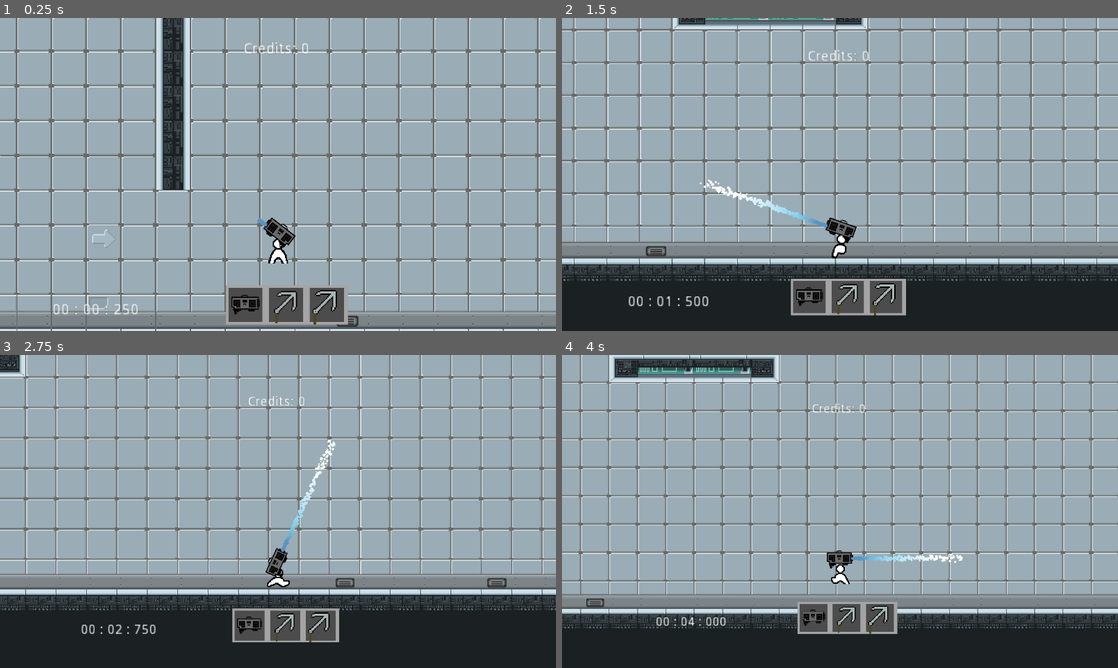
Above: before the commit, frames 1-4 (two rows, left to right).
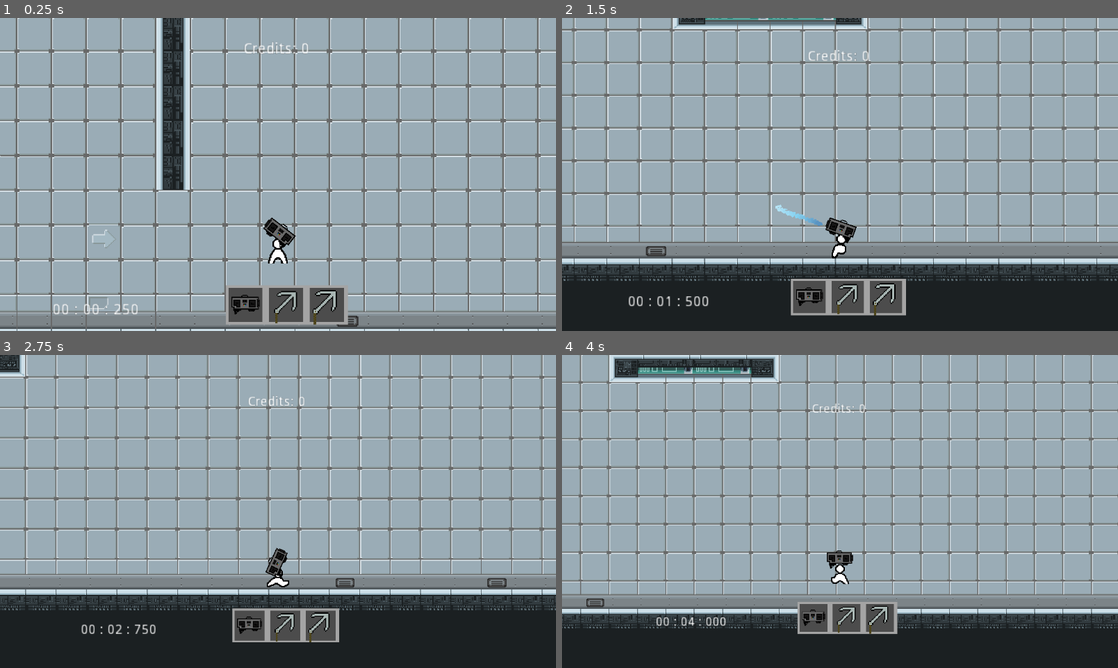
Above: after the commit, the same moments.

Repository: TheyCallMeNano/Music-Based-Platformer
Game: Godot game, scene res://Rooms/Hub.tscn
Two runs of this game, one before a commit and one after it. Both use one fixed random seed, a clock stepped at 60 frames per second and the inputs below.
Inputs (mouse positions are in pixels of both pictures, inside the frame that each line leads up to):
- Up to frame 1 (0.25 s): no input
- Up to frame 2 (1.5 s): move the mouse to (962, 158) at 0.52 s; press the mouse at (962, 158) at 0.53 s; hold D (moveRight) from 0.53 s (still down); tap W (moveUp) at 0.77 s; tap 1 (slot1) at 0.8, 1.35 s; move the mouse to (728, 190) at 1.27 s; release the mouse at (728, 190) at 1.28 s
- Up to frame 3 (2.75 s): tap W (moveUp) at 1.52 s; click (166, 527) at 1.55 s; move the mouse to (333, 442) at 2.02 s; release D (moveRight) at 2.03 s; hold A (moveLeft) from 2.03 s (still down); hold F (interact) from 2.03 s (still down); tap 1 (slot1) at 2.3 s
- Up to frame 4 (4 s): move the mouse to (812, 574) at 2.77 s; release A (moveLeft) at 2.78 s; release F (interact) at 2.78 s; hold D (moveRight) from 2.78 s (still down); click (812, 574) at 2.85 s; tap W (moveUp) at 3.02, 3.77 s; move the mouse to (1006, 558) at 3.52 s; tap 1 (slot1) at 3.6 s

The runs differ from the first frame. In frame 1, less than 0.1% of the frame differs, in the area x 46-52%, y 63-79%; in frame 2, 0.3%; in frame 3, 0.3%, in the area x 48-61%, y 26-75%; in frame 4, 0.3%.

Commit message:
Ice Gun BS

Diff:
--- a/Objects/objPlayer.tscn
+++ b/Objects/objPlayer.tscn
@@ -1,10 +1,11 @@
-[gd_scene load_steps=17 format=2]
+[gd_scene load_steps=20 format=2]
 
 [ext_resource path="res://Sprites/Player/sprPlayer.png" type="Texture" id=1]
 [ext_resource path="res://Scripts/scrPlayer.gd" type="Script" id=2]
 [ext_resource path="res://Scripts/scrCamera.gd" type="Script" id=3]
 [ext_resource path="res://Sprites/sprBoomboxGun.png" type="Texture" id=4]
 [ext_resource path="res://Scripts/scrBoomboxGun.gd" type="Script" id=5]
+[ext_resource path="res://Scripts/scrFrozen.gd" type="Script" id=7]
 
 [sub_resource type="CapsuleShape2D" id=1]
 radius = 8.64993
@@ -59,27 +60,33 @@
 "values": [ 4, 5, 6, 7, 8, 9 ]
 }
 
-[sub_resource type="Curve" id=10]
+[sub_resource type="RectangleShape2D" id=19]
+extents = Vector2( 64, 2 )
+
+[sub_resource type="RectangleShape2D" id=14]
+extents = Vector2( 63.3898, 4.125 )
+
+[sub_resource type="Curve" id=15]
 _data = [ Vector2( 0, 1 ), 0.0, 0.0, 0, 0, Vector2( 1, 0 ), 0.0, 0.0, 0, 0 ]
 
 [sub_resource type="CurveTexture" id=11]
-curve = SubResource( 10 )
-
-[sub_resource type="Curve" id=12]
+curve = SubResource( 15 )
+
+[sub_resource type="Curve" id=16]
 max_value = 200.0
 _data = [ Vector2( 0, 158.409 ), 0.0, -445.801, 0, 0, Vector2( 0.865314, 0 ), -811.552, 0.0, 0, 0 ]
 
 [sub_resource type="CurveTexture" id=13]
-curve = SubResource( 12 )
-
-[sub_resource type="Gradient" id=8]
+curve = SubResource( 16 )
+
+[sub_resource type="Gradient" id=17]
 offsets = PoolRealArray( 0.260116, 0.481696, 0.857418 )
 colors = PoolColorArray( 0.357056, 0.581517, 0.761719, 1, 0.52652, 0.830335, 0.949219, 1, 1, 1, 1, 1 )
 
 [sub_resource type="GradientTexture" id=9]
-gradient = SubResource( 8 )
-
-[sub_resource type="ParticlesMaterial" id=7]
+gradient = SubResource( 17 )
+
+[sub_resource type="ParticlesMaterial" id=18]
 flag_disable_z = true
 spread = 180.0
 gravity = Vector3( 250, 0, 0 )
@@ -104,7 +111,6 @@
 shape = SubResource( 1 )
 
 [node name="Sprite" type="Sprite" parent="."]
-position = Vector2( 0.334083, 7.15256e-07 )
 scale = Vector2( 0.75, 0.75 )
 texture = ExtResource( 1 )
 hframes = 4
@@ -121,6 +127,15 @@
 current = true
 zoom = Vector2( 0.4, 0.4 )
 script = ExtResource( 3 )
+
+[node name="FrozenGround" type="Area2D" parent="."]
+collision_layer = 2
+collision_mask = 2
+script = ExtResource( 7 )
+
+[node name="CollisionShape2D" type="CollisionShape2D" parent="FrozenGround"]
+position = Vector2( 80, 14 )
+shape = SubResource( 19 )
 
 [node name="sprBoomboxGun" type="Sprite" parent="."]
 position = Vector2( 0, -16 )
@@ -130,12 +145,6 @@
 vframes = 3
 script = ExtResource( 5 )
 
-[node name="Particles2D" type="Particles2D" parent="sprBoomboxGun"]
-position = Vector2( 112, -8 )
-scale = Vector2( 8, 8 )
-amount = 320
-process_material = SubResource( 7 )
-
 [node name="Raycast" type="Node2D" parent="sprBoomboxGun"]
 position = Vector2( 49.6889, 58.2092 )
 scale = Vector2( 3.76471, 4 )
@@ -282,3 +291,21 @@
 enabled = true
 cast_to = Vector2( 0, 500 )
 collision_mask = 2
+
+[node name="IceGun" type="Area2D" parent="sprBoomboxGun"]
+position = Vector2( 112, -8 )
+scale = Vector2( 8, 8 )
+collision_layer = 2
+collision_mask = 2
+
+[node name="CollisionShape2D" type="CollisionShape2D" parent="sprBoomboxGun/IceGun"]
+position = Vector2( 63.676, 0.375 )
+shape = SubResource( 14 )
+disabled = true
+
+[node name="Particles2D" type="Particles2D" parent="sprBoomboxGun/IceGun"]
+emitting = false
+amount = 320
+process_material = SubResource( 18 )
+
+[connection signal="area_entered" from="FrozenGround" to="FrozenGround" method="_on_FrozenGround_area_entered"]
--- a/Rooms/Hub.tscn
+++ b/Rooms/Hub.tscn
@@ -19,7 +19,7 @@
 collision_layer = 3
 collision_mask = 3
 format = 1
-tile_data = PoolIntArray( -2818057, 6, 0, -2818056, 6, 0, -2 …(93940 unchanged characters)… 4099, 15, 0, -1114098, 15, 0, -1114097, 15, 0, -1114096, 15, 0, -1114095, 15, 0, - …(88647 unchanged characters)…
+tile_data = PoolIntArray( -2818057, 6, 0, -2818056, 6, 0, -2 …(93940 unchanged characters)… 4099, 15, 0, -1114098, 15, 0, -1114097, 0, 0, -1114096, 15, 0, -1114095, 15, 0, - …(88647 unchanged characters)…
 
 [node name="RPG" parent="." instance=ExtResource( 11 )]
 position = Vector2( -352, -32 )
@@ -67,7 +67,6 @@
 script = ExtResource( 10 )
 
 [connection signal="body_exited" from="RPG" to="RPG" method="_on_RPG_body_exited"]
-[connection signal="body_entered" from="Grapple" to="Grapple" method="_on_Grapple_body_entered"]
 [connection signal="body_exited" from="Grapple" to="Grapple" method="_on_Grapple_body_exited"]
 
 [editable path="RPG"]
--- a/Scripts/scrBuyGrapple.gd
+++ b/Scripts/scrBuyGrapple.gd
@@ -2,7 +2,7 @@
 
 var isColliding = false
 
-func _on_Grapple_body_entered(body):
+func _on_Area2D_body_entered(body):
 	isColliding = true
 
 func _on_Grapple_body_exited(body):
--- /dev/null
+++ b/Scripts/scrFrozen.gd
@@ -0,0 +1,19 @@
+extends Area2D
+
+var frozen = false
+var time = 0
+
+func _process(delta):
+	if frozen == true:
+		time += delta
+		$"..".speed = 1200
+	if time >= 1.5:
+		$"..".speed = 800
+		frozen = false
+		time = 0
+		print($"..".speed)
+
+
+func _on_FrozenGround_area_entered(area):
+	if area == $"../sprBoomboxGun/IceGun":
+		frozen = true
--- a/Scripts/scrGlobals.gd
+++ b/Scripts/scrGlobals.gd
@@ -1,7 +1,7 @@
 extends Node
 
 var equipped = [0,0,0]
-var slot1 = 0
+var slot1 = 1
 var slot2 = 0
 var slot3 = 0
 var hotbar = [slot1,slot2,slot3]
--- a/Scripts/scrPlayer.gd
+++ b/Scripts/scrPlayer.gd
@@ -2,7 +2,7 @@
 extends KinematicBody2D
 
 
-const speed = 800
+var speed = 800
 const jump = -200
 const grav = 12
 const accl = 50
@@ -48,10 +48,12 @@
 		if Input.is_action_just_pressed("moveUp"):
 			motion.y = jump
 			jumpsLeft -= 1
-	elif !is_on_floor():
+	if !is_on_floor():
+		$FrozenGround/CollisionShape2D.disabled = true
 		if Input.is_action_just_pressed("moveDown"):
 			motion.y = -jump
 	if is_on_floor():
+		$FrozenGround/CollisionShape2D.disabled = false
 		jumpsLeft = 1
 
 	motion = move_and_slide(motion,UP)
@@ -61,6 +63,9 @@
 
 	elif global.equipped == [0,1,0] && global.slot2 == 1:
 		rocket()
+
+	elif global.equipped == [1,0,0] && global.slot1 == 1:
+		iceGun()
 	update()
 	if hooked:
 		motion.y += grav
@@ -128,3 +133,11 @@
 		rocket.position = $sprBoomboxGun.global_position
 		rocket.velocity = Vector2(get_global_mouse_position() - rocket.position)
 		get_parent().add_child(rocket)
+
+func iceGun():
+	if Input.is_action_pressed("primaryFire"):
+		$sprBoomboxGun/IceGun/CollisionShape2D.disabled = false
+		$sprBoomboxGun/IceGun/Particles2D.emitting = true
+	else:
+		$sprBoomboxGun/IceGun/CollisionShape2D.disabled = true
+		$sprBoomboxGun/IceGun/Particles2D.emitting = false
